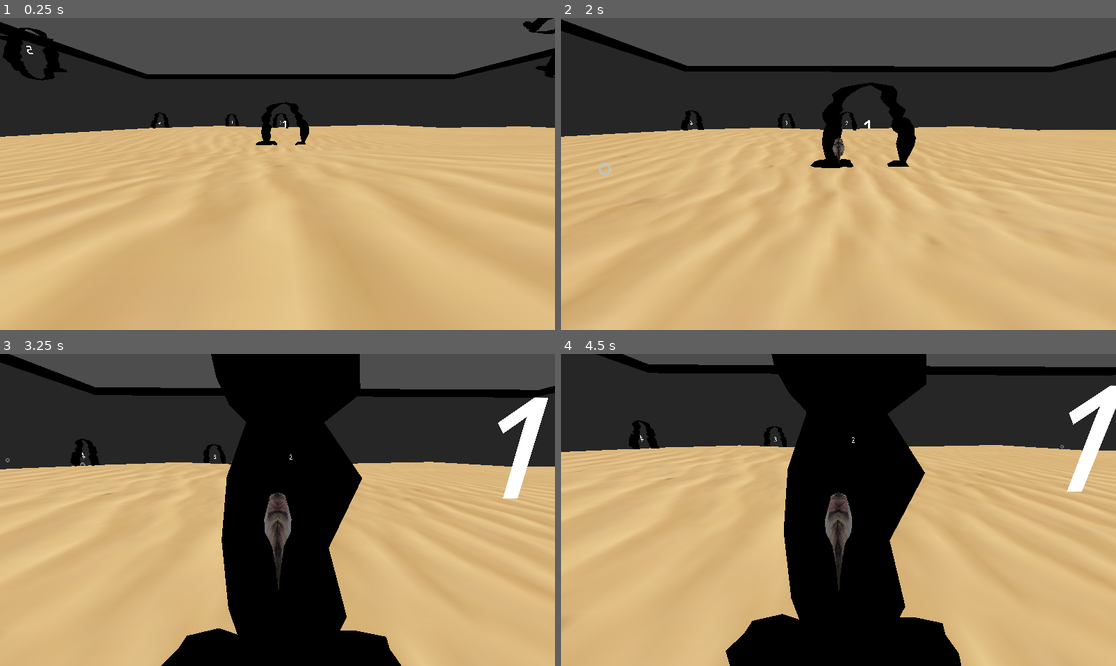
Above: before the commit, frames 1-4 (two rows, left to right).
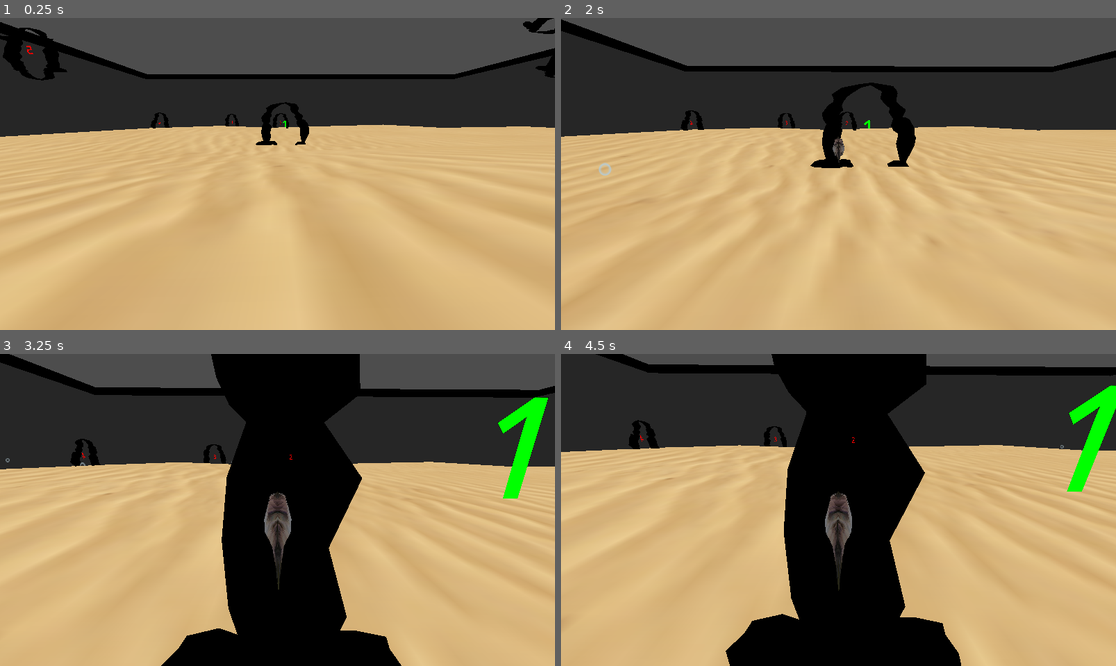
Above: after the commit, the same moments.

Repository: henkehedstrom/dj-scaled
Game: Godot game, scene res://Scenes/raceTest.tscn
Two runs of this game, one before a commit and one after it. Both use one fixed random seed, a clock stepped at 60 frames per second and the inputs below. This scene is started directly instead of the project's main scene.
Inputs (mouse positions are in pixels of both pictures, inside the frame that each line leads up to):
- Up to frame 1 (0.25 s): no input
- Up to frame 2 (2 s): move the mouse to (866, 174) at 0.52 s; hold W (forward) from 0.53 s (still down); move the mouse to (810, 174) at 1.27 s
- Up to frame 3 (3.25 s): keep holding W (forward); move the mouse to (288, 503) at 2.02 s; move the mouse to (271, 516) at 2.77 s
- Up to frame 4 (4.5 s): keep holding W (forward); move the mouse to (877, 513) at 3.52 s; tap Enter at 4.25 s; move the mouse to (794, 506) at 4.27 s

The runs differ from the first frame. In frame 1, less than 0.1% of the frame differs, in the area x 4-52%, y 8-35%; in frame 2, less than 0.1%; in frame 3, 1.2%; in frame 4, 1.2%, in the area x 14-100%, y 10-45%.

Commit message:
*goalmanager and some logic for going into goals in order

Diff:
--- a/Scenes/goal.tscn
+++ b/Scenes/goal.tscn
@@ -9,7 +9,6 @@
 
 [node name="Goal" type="Node3D"]
 script = ExtResource("1_fq3f4")
-goal_text = "Test"
 
 [node name="archway" parent="." instance=ExtResource("1_bdlhf")]
 transform = Transform3D(2.833, 0, 0, 0, 2.833, 0, 0, 0, 2.833, 0, 0, 0)
--- /dev/null
+++ b/Scenes/goal_manager.tscn
@@ -0,0 +1,6 @@
+[gd_scene load_steps=2 format=3 uid="uid://dqug5t7l2hkkc"]
+
+[ext_resource type="Script" path="res://Scripts/goal_manager.gd" id="1_bef76"]
+
+[node name="GoalManager" type="Node"]
+script = ExtResource("1_bef76")
--- a/Scenes/raceTest.tscn
+++ b/Scenes/raceTest.tscn
@@ -1,9 +1,10 @@
-[gd_scene load_steps=5 format=3 uid="uid://b00jxdscyoi17"]
+[gd_scene load_steps=6 format=3 uid="uid://b00jxdscyoi17"]
 
 [ext_resource type="PackedScene" uid="uid://cid6u3cmr5qux" path="res://fish.tscn" id="1_jg4l2"]
 [ext_resource type="PackedScene" uid="uid://bnatb4jcs3ap3" path="res://FelixMapp_KOLLA_INTE/FishTankOverride.tscn" id="2_2woat"]
 [ext_resource type="PackedScene" uid="uid://l5c1bb70xa3d" path="res://Scenes/circle_goal.tscn" id="4_iq0nm"]
 [ext_resource type="PackedScene" uid="uid://cloeas1uwl58f" path="res://Scenes/goal.tscn" id="5_4w3am"]
+[ext_resource type="PackedScene" uid="uid://dqug5t7l2hkkc" path="res://Scenes/goal_manager.tscn" id="5_dmtqs"]
 
 [node name="Level" type="Node3D"]
 
@@ -13,70 +14,72 @@
 [node name="fioshtank" parent="." instance=ExtResource("2_2woat")]
 transform = Transform3D(30, 0, 0, 0, 7.32, 0, 0, 0, 24, 0, 0, 0)
 
-[node name="Goal1" parent="." instance=ExtResource("5_4w3am")]
+[node name="GoalManager" parent="." instance=ExtResource("5_dmtqs")]
+
+[node name="Goal1" parent="GoalManager" instance=ExtResource("5_4w3am")]
 transform = Transform3D(1, 0, 0, 0, 1, 0, 0, 0, 1, -58.1747, 17.5524, -39.0293)
-goal_text = "1"
+goal_number = "1"
 
-[node name="Goal2" parent="." instance=ExtResource("5_4w3am")]
+[node name="Goal2" parent="GoalManager" instance=ExtResource("5_4w3am")]
 transform = Transform3D(0.808021, 0, 0.589154, 0, 1, 0, -0.589154, 0, 0.808021, -58.1747, 17.5524, -317.59)
-goal_text = "2"
+goal_number = "2"
 
-[node name="Goal3" parent="." instance=ExtResource("5_4w3am")]
+[node name="Goal3" parent="GoalManager" instance=ExtResource("5_4w3am")]
 transform = Transform3D(0.533231, 0, 0.84597, 0, 1, 0, -0.84597, 0, 0.533231, -179.944, 17.5524, -366.524)
-goal_text = "3"
+goal_number = "3"
 
-[node name="Goal4" parent="." instance=ExtResource("5_4w3am")]
+[node name="Goal4" parent="GoalManager" instance=ExtResource("5_4w3am")]
 transform = Transform3D(-0.938071, 0, 0.346444, 0, 1, 0, -0.346444, 0, -0.938071, -306.174, 17.5524, -270.293)
-goal_text = "4"
+goal_number = "4"
 
-[node name="CircleGoal" parent="." instance=ExtResource("4_iq0nm")]
+[node name="CircleGoal" parent="GoalManager" instance=ExtResource("4_iq0nm")]
 transform = Transform3D(-0.997776, 0, -0.0666571, 0, 1, 0, 0.0666571, 0, -0.997776, -303.894, 87.4862, -61.4423)
-goal_text = "5"
+goal_number = "5"
 
-[node name="CircleGoal2" parent="." instance=ExtResource("4_iq0nm")]
+[node name="CircleGoal2" parent="GoalManager" instance=ExtResource("4_iq0nm")]
 transform = Transform3D(-0.997776, 0, -0.0666571, 0, 1, 0, 0.0666571, 0, -0.997776, -303.894, 139.533, 182.542)
-goal_text = "6"
+goal_number = "6"
 
-[node name="CircleGoal3" parent="." instance=ExtResource("4_iq0nm")]
+[node name="CircleGoal3" parent="GoalManager" instance=ExtResource("4_iq0nm")]
 transform = Transform3D(-0.287043, 0, -0.957918, 0, 1, 0, 0.957918, 0, -0.287043, 123.035, 75.1574, 356.167)
-goal_text = "7"
+goal_number = "7"
 
-[node name="CircleGoal4" parent="." instance=ExtResource("4_iq0nm")]
+[node name="CircleGoal4" parent="GoalManager" instance=ExtResource("4_iq0nm")]
 transform = Transform3D(-0.287043, 0, -0.957918, 0, 1, 0, 0.957918, 0, -0.287043, 159.086, 75.1574, 365.392)
-goal_text = "8"
+goal_number = "8"
 
-[node name="CircleGoal5" parent="." instance=ExtResource("4_iq0nm")]
+[node name="CircleGoal5" parent="GoalManager" instance=ExtResource("4_iq0nm")]
 transform = Transform3D(0.13371, 0, -0.991021, 0, 1, 0, 0.991021, 0, 0.13371, 188.586, 75.1574, 367.3)
-goal_text = "9"
+goal_number = "9"
 
-[node name="CircleGoal6" parent="." instance=ExtResource("4_iq0nm")]
+[node name="CircleGoal6" parent="GoalManager" instance=ExtResource("4_iq0nm")]
 transform = Transform3D(0.686022, 0, -0.727581, 0, 1, 0, 0.727581, 0, 0.686022, 242.521, 75.1574, 344.065)
-goal_text = "10"
+goal_number = "10"
 
-[node name="CircleGoal7" parent="." instance=ExtResource("4_iq0nm")]
+[node name="CircleGoal7" parent="GoalManager" instance=ExtResource("4_iq0nm")]
 transform = Transform3D(0.980502, 0, -0.196511, 0, 1, 0, 0.196511, 0, 0.980502, 255.554, 75.1574, 272.523)
-goal_text = "11"
+goal_number = "11"
 
-[node name="CircleGoal8" parent="." instance=ExtResource("4_iq0nm")]
+[node name="CircleGoal8" parent="GoalManager" instance=ExtResource("4_iq0nm")]
 transform = Transform3D(0.980502, 0, -0.196511, -0.0698978, 0.934602, -0.348759, 0.18366, 0.355694, 0.916379, 255.554, 75.1574, -39.2062)
-goal_text = "12"
+goal_number = "12"
 
-[node name="CircleGoal9" parent="." instance=ExtResource("4_iq0nm")]
+[node name="CircleGoal9" parent="GoalManager" instance=ExtResource("4_iq0nm")]
 transform = Transform3D(0.980502, 0, -0.196511, -0.136113, 0.721277, -0.679141, 0.141739, 0.692647, 0.707213, 255.554, 90.6308, -81.0911)
-goal_text = "13"
+goal_number = "13"
 
-[node name="CircleGoal10" parent="." instance=ExtResource("4_iq0nm")]
+[node name="CircleGoal10" parent="GoalManager" instance=ExtResource("4_iq0nm")]
 transform = Transform3D(0.980502, 0, -0.196511, -0.194499, 0.142733, -0.970463, 0.0280485, 0.989761, 0.13995, 255.554, 133.56, -103.073)
-goal_text = "14"
+goal_number = "14"
 
-[node name="CircleGoal11" parent="." instance=ExtResource("4_iq0nm")]
+[node name="CircleGoal11" parent="GoalManager" instance=ExtResource("4_iq0nm")]
 transform = Transform3D(0.980502, -2.12688e-09, -0.196511, -0.163862, -0.551981, -0.817598, -0.10847, 0.833857, -0.541218, 255.554, 185.114, -78.1437)
-goal_text = "15"
+goal_number = "15"
 
-[node name="CircleGoal12" parent="." instance=ExtResource("4_iq0nm")]
+[node name="CircleGoal12" parent="GoalManager" instance=ExtResource("4_iq0nm")]
 transform = Transform3D(0.980502, -2.12688e-09, -0.196511, 0.00175258, -0.99996, 0.00874466, -0.196503, -0.00891837, -0.980463, 255.554, 185.114, -32.9449)
-goal_text = "16"
+goal_number = "16"
 
-[node name="CircleGoal13" parent="." instance=ExtResource("4_iq0nm")]
+[node name="CircleGoal13" parent="GoalManager" instance=ExtResource("4_iq0nm")]
 transform = Transform3D(0.939238, 0.0644852, -0.337157, 0.21525, -0.875741, 0.43214, -0.267395, -0.478455, -0.836409, 255.554, 154.788, 6.85629)
-goal_text = "17"
+goal_number = "17"
--- a/Scripts/goal.gd
+++ b/Scripts/goal.gd
@@ -1,14 +1,30 @@
 extends Node3D
 
-@export var goal_text :String
+@export var goal_number :String
 @onready var pling = $AudioStreamPlayer3D
+var current_goal = false
+@onready var text_object = $Label3D
+
+var goal_manager
 
 # Called when the node enters the scene tree for the first time.
 func _ready():
-	var text_object = $Label3D
-	text_object.text = goal_text
+	text_object.text = goal_number
+	text_object.set_modulate(Color(1,0,0))
+
+func set_goalmanager(manager):
+	goal_manager = manager
+
+func set_current():
+	current_goal = true
+	text_object.set_modulate(Color(0,1,0))
+
+
 
 func _on_area_3d_body_entered(body):
-	pling.play()
-	print("entered")
-	pass # Replace with function body.
+	if body is CharacterBody3D: #TODO better check for player?
+		if current_goal:
+			pling.play()
+			print("entered" + self.name)
+			text_object.set_modulate(Color(0,0,1))
+			goal_manager.next()
--- /dev/null
+++ b/Scripts/goal_manager.gd
@@ -0,0 +1,25 @@
+extends Node
+
+
+@onready var goals: Array = get_children()
+var currentIndex: int = 0
+
+
+# Called when the node enters the scene tree for the first time.
+func _ready():
+	print(goals)
+	goals[0].set_current()
+	for goal in goals:
+		goal.set_goalmanager(self)
+
+	pass # Replace with function body.
+
+
+# Called every frame. 'delta' is the elapsed time since the previous frame.
+func _process(delta):
+	pass
+
+func next():
+	if currentIndex + 1 < goals.size():
+		currentIndex+= 1
+		goals[currentIndex].set_current()
